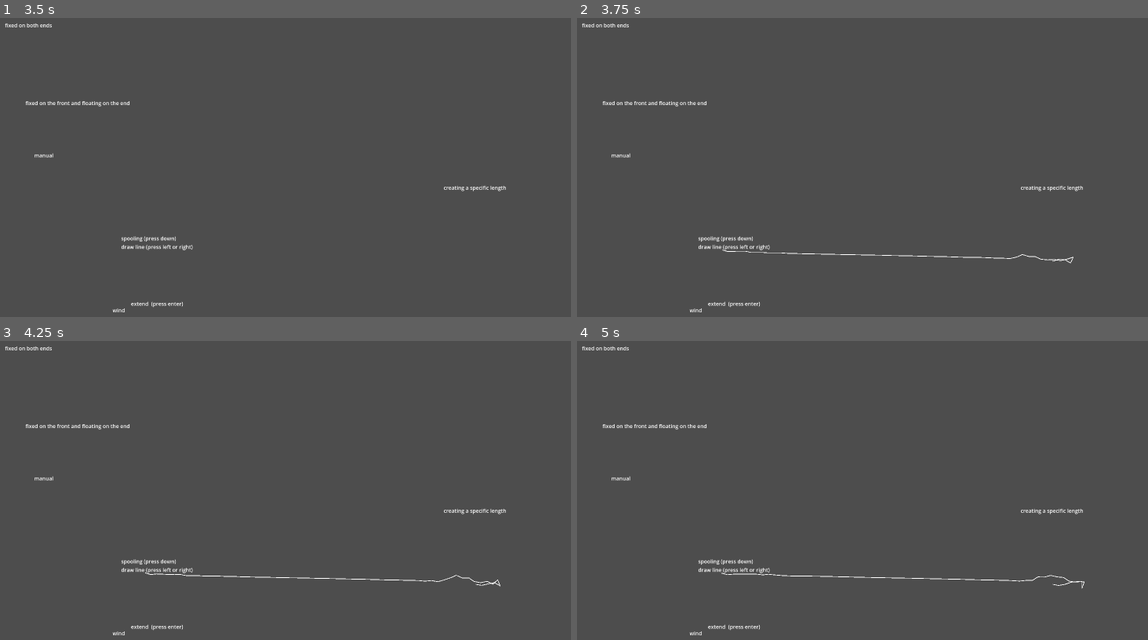
Above: before the commit, frames 1-4 (two rows, left to right).
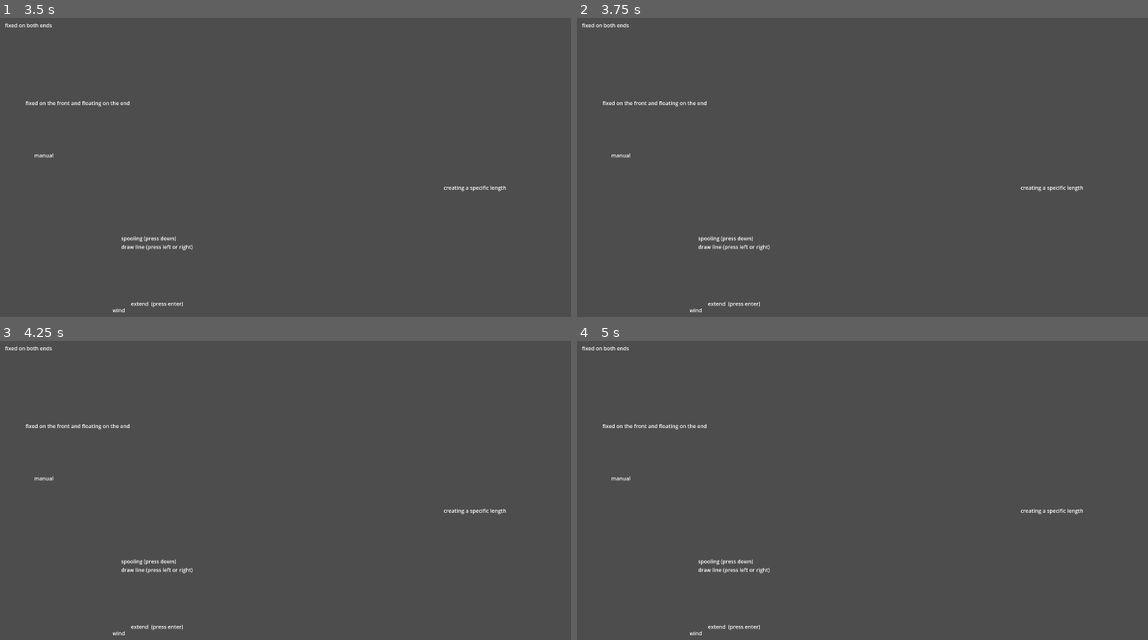
Above: after the commit, the same moments.

Repository: bennbollay/godot-rope
Game: Godot game, scene res://test/test_rope.tscn
The game is run twice, just before and just after one commit, with the same random seed, the same clock (stepped at 60 frames per second) and the same inputs. The project has no main scene, so this scene is started directly.
Inputs (mouse positions are in pixels of both pictures, inside the frame that each line leads up to):
- Up to frame 1 (3.5 s): tap Enter (ui_accept) at 0.5, 1.35, 1.52, 1.82, 2, 2.85, 3.02, 3.32 s; move the mouse to (399, 188) at 0.52 s; hold Right (ui_right) 0.53-1.28 s; hold Enter (ui_accept) 0.53-1.28 s; move the mouse to (131, 230) at 1.27 s; hold Down (ui_down) 1.28-2.03 s; move the mouse to (319, 119) at 2.02 s; hold Enter (ui_accept) 2.03-2.78 s; hold Right (ui_right) from 2.03 s (still down); move the mouse to (228, 293) at 2.77 s
- Up to frame 2 (3.75 s): tap Enter (ui_accept) at 3.5 s; move the mouse to (1022, 272) at 3.52 s; release Right (ui_right) at 3.53 s; hold Left (ui_left) from 3.53 s (still down); hold Enter (ui_accept) from 3.53 s (still down)
- Up to frame 3 (4.25 s): keep holding Left (ui_left); keep holding Enter (ui_accept)
- Up to frame 4 (5 s): keep holding Left (ui_left); move the mouse to (645, 469) at 4.27 s; release Enter (ui_accept) at 4.28 s; tap Enter (ui_accept) at 4.35, 4.52, 4.82 s

Frame 1 is identical in both runs. In frame 2, 0.2% of the frame differs, in the area x 25-87%, y 77-83%; in frame 3, 0.2%; in frame 4, 0.3%, in the area x 25-89%, y 77-83%.

Commit message:
Pull specialization into the rope piece type

Diff:
--- a/rope2d/piece/pin_joint.gd
+++ b/rope2d/piece/pin_joint.gd
@@ -13,6 +13,13 @@
 	params.apply(piece)
 	return piece
 
+func _ready() -> void:
+	joint.node_a = get_path()
+
+func get_angle_to_next() -> float:
+	var node_b := get_node(joint.node_b) as Node2D
+	return global_position.angle_to_point(node_b.global_position) - PI / 2
+
 func set_shape(shape: CapsuleShape2D, piece_length: float):
 	collision_shape.shape = shape
 	collision_shape.position.y = piece_length / 2
@@ -21,6 +28,19 @@
 func set_joint_parameters(bias: float, softness: float):
 	joint.bias = bias
 	joint.softness = softness
+
+func get_start_position() -> Vector2:
+	return joint.global_position
+
+func set_next_piece(next: RopePiece):
+	super(next)
+	joint.node_a = get_path()
+	joint.node_b = next.get_path()
+
+
+func clear_next():
+	super()
+	joint.node_b = ""
 
 func relocate_to(length: float, angle: float, target_anchor: RopePiece, force: float = 50):
 	var groove := GrooveJoint2D.new()
--- a/rope2d/rope_end_piece.gd
+++ b/rope2d/piece/pin_joint_anchor.gd
@@ -1,3 +1,3 @@
 extends RopePiecePinJoint
 
-class_name RopeEndPiece
+class_name RopePieceAnchor
--- /dev/null
+++ b/rope2d/piece/pin_joint_anchor.tscn
@@ -0,0 +1,14 @@
+[gd_scene format=3 uid="uid://bhof88x0fym2i"]
+
+[ext_resource type="Script" uid="uid://jljtv8e2vyiy" path="res://rope2d/piece/pin_joint_anchor.gd" id="1_kk0uk"]
+
+[sub_resource type="CircleShape2D" id="CircleShape2D_vfguq"]
+
+[node name="RopePinJointAnchor" type="RigidBody2D" unique_id=325141143]
+collision_mask = 16
+script = ExtResource("1_kk0uk")
+
+[node name="CollisionShape2D" type="CollisionShape2D" parent="." unique_id=640490644]
+shape = SubResource("CircleShape2D_vfguq")
+
+[node name="PinJoint2D" type="PinJoint2D" parent="." unique_id=996678366]
--- a/rope2d/rope2d.gd
+++ b/rope2d/rope2d.gd
@@ -2,7 +2,7 @@
 
 class_name Rope2D
 
-var RopeEndPieceScene = preload("res://rope2d/rope_end_piece.tscn")
+var RopeEndPieceScene = preload("res://rope2d/piece/pin_joint_anchor.tscn")
 
 const DEFAULT_PIECE_LENGTH := 20.0
 const LOCATION_TOLERANCE := 4.0
@@ -23,36 +23,36 @@
 func create_piece() -> RopePiece:
 	return RopePiecePinJoint.create(self, rope_piece_parameters)
 
-func get_joint(n: Node2D) -> PinJoint2D:
-	return n.get_node("PinJoint2D")
-
-
-func get_shape(n: Node2D) -> CollisionShape2D:
-	return n.get_node("CollisionShape2D")
-
-
-func get_joint_a(j: PinJoint2D) -> PhysicsBody2D:
-	return j.get_node(j.node_a)
-
-
-func get_joint_b(j: PinJoint2D) -> PhysicsBody2D:
-	if j.node_b.is_empty():
-		return null
-	return j.get_node(j.node_b)
-
-
-func get_next(piece: RigidBody2D) -> RopePiece:
-	return get_joint_b(get_joint(piece))
-
-
-func get_angle(pivot: PinJoint2D) -> float:
-	var node_a := get_node(pivot.node_a) as Node2D
-	var node_b := get_node(pivot.node_b) as Node2D
-	return node_a.global_position.angle_to_point(node_b.global_position) - PI / 2
-
-
-func get_length(piece: RigidBody2D) -> float:
-	return (get_shape(piece).shape as CapsuleShape2D).height
+#func get_joint(n: Node2D) -> PinJoint2D:
+	#return n.get_node("PinJoint2D")
+#
+#
+#func get_shape(n: Node2D) -> CollisionShape2D:
+	#return n.get_node("CollisionShape2D")
+#
+#
+#func get_joint_a(j: PinJoint2D) -> PhysicsBody2D:
+	#return j.get_node(j.node_a)
+#
+#
+#func get_joint_b(j: PinJoint2D) -> PhysicsBody2D:
+	#if j.node_b.is_empty():
+		#return null
+	#return j.get_node(j.node_b)
+#
+#
+#func get_next(piece: RigidBody2D) -> RopePiece:
+	#return get_joint_b(get_joint(piece))
+#
+#
+#func get_angle(pivot: PinJoint2D) -> float:
+	#var node_a := get_node(pivot.node_a) as Node2D
+	#var node_b := get_node(pivot.node_b) as Node2D
+	#return node_a.global_position.angle_to_point(node_b.global_position) - PI / 2
+#
+#
+#func get_length(piece: RigidBody2D) -> float:
+	#return (get_shape(piece).shape as CapsuleShape2D).height
 
 
 func _init(
@@ -78,9 +78,9 @@
 	if end_or_vec2 is Vector2:
 		end_pos = end_or_vec2
 	else:
-		end_pos = get_joint(end_or_vec2).global_position
-
-	var start_pos: Vector2 = get_joint(start_piece).global_position
+		end_pos = (end_or_vec2 as RopePiece).get_start_position()
+
+	var start_pos: Vector2 = start_piece.get_start_position()
 	var distance := start_pos.distance_to(end_pos)
 	var num_segments: int = round(distance / rope_piece_parameters.piece_length)
 	var actual_angle = start_pos.angle_to_point(end_pos)
@@ -91,11 +91,7 @@
 		floating_end = true
 		num_segments = max_segments
 
-	var shape: CapsuleShape2D = CapsuleShape2D.new()
-	shape.height = rope_piece_parameters.piece_length
-	shape.radius = 1.0
-
-	rope_last_piece = _create_rope_segments(start_piece, num_segments, shape, spawn_angle, end_pos)
+	rope_last_piece = _create_rope_segments(start_piece, num_segments, spawn_angle, end_pos)
 
 	var rope_end: RopePiece
 
@@ -110,10 +106,7 @@
 		rope_end = end_or_vec2
 
 	# Connect the last_piece to the end of the chain.
-	var last_joint = get_joint(rope_last_piece)
-	last_joint.node_a = rope_last_piece.get_path()
-	last_joint.node_b = rope_end.get_path()
-	rope_last_piece.next_piece = rope_end
+	rope_last_piece.set_next_piece(rope_end)
 
 	return rope_end
 
@@ -122,15 +115,15 @@
 	if owned_rope_end:
 		var rope_end: RopePiece = rope_last_piece.next_piece
 		remove_child(rope_end)
-		get_joint(rope_last_piece).node_b = ""
+		rope_last_piece.clear_next()
 	return create_rope(end_or_vec2, max_segments, rope_last_piece)
 
 
-func _create_rope_segments(start: RopePiece, num_segments: int, shape: CapsuleShape2D, spawn_angle: float, end_pos: Variant) -> RopePiece:
+func _create_rope_segments(start: RopePiece, num_segments: int, spawn_angle: float, end_pos: Variant) -> RopePiece:
 	var piece: RopePiece = start
 	for i in num_segments:
-		piece = add_piece(piece, i, shape, spawn_angle)
-		var joint_pos = get_joint(piece).global_position
+		piece = add_piece(piece, i, spawn_angle)
+		var joint_pos := piece.get_start_position()
 		if end_pos and joint_pos.distance_to(end_pos) < close_tolerance:
 			break
 
@@ -140,25 +133,14 @@
 # In the joint, node_a always points to yourself, and node_b always points to the next node
 # in the chain.  When allocating a new piece, set the prev_piece's node_b to the newly
 # allocated piece.
-func add_piece(prev_piece: RopePiece, id: int, shape: CapsuleShape2D, spawn_angle: float) -> RopePiece:
-	var prev_joint: PinJoint2D = get_joint(prev_piece)
-
+func add_piece(prev_piece: RopePiece, id: int, spawn_angle: float) -> RopePiece:
 	var piece := create_piece()
-	get_shape(piece).shape = shape
-	get_shape(piece).position.y = rope_piece_parameters.piece_length / 2
-	get_joint(piece).position.y = rope_piece_parameters.piece_length
-	piece.global_position = prev_joint.global_position
+	piece.global_position = prev_piece.get_start_position()
 	piece.rotation = spawn_angle
 	piece.gravity_scale = piece_default_gravity_scale
 	piece.set_name("rope_piece_" + str(id))
-	prev_piece.next_piece = piece
-
-	# Set the prev_piece.joint.node_b to point at the new piece.
-	prev_joint.node_a = prev_piece.get_path()
-	prev_joint.node_b = piece.get_path()
-
-	# Defensively set the new piece node_a
-	get_joint(piece).node_a = piece.get_path()
+
+	prev_piece.set_next_piece(piece)
 
 	return piece
 
@@ -176,11 +158,10 @@
 
 
 func spool_next_piece():
-	var old_first_piece := get_next(rope_start)
-	var common_shape := get_shape(old_first_piece).shape
+	var old_first_piece := rope_start.next_piece
 
 	# Determine the direction of the first piece in the rope
-	var start_angle := get_angle(get_joint(get_next(get_next(rope_start))))
+	var start_angle := rope_start.next_piece.next_piece.get_angle_to_next()
 	var back_angle_vec := Vector2.from_angle(start_angle - PI / 2)
 
 	# Find the position behind the current starting position
@@ -196,14 +177,14 @@
 	add_child(new_start)
 
 	# Create the new piece to insert into the rope
-	var new_piece := add_piece(new_start, 99, common_shape, start_angle)
+	var new_piece := add_piece(new_start, 99, start_angle)
 	new_piece.next_piece = old_first_piece
 
 	# Connect the old first piece after the new piece
-	get_joint(new_piece).node_b = old_first_piece.get_path()
+	new_piece.set_next_piece(old_first_piece)
 
 	# Decouple the old start anchor
-	get_joint(rope_start).node_b = ""
+	rope_start.clear_next()
 	rope_start.visible = false
 
 	# Now set up the force to unspool it:
@@ -211,23 +192,23 @@
 	await new_start.relocate_to(rope_piece_parameters.piece_length, start_angle, rope_start)
 
 	# Reattach the old start and free the new start when the new start arrives
-	get_joint(rope_start).node_b = get_joint(new_start).node_b
-	rope_start.next_piece = new_piece
+	rope_start.set_next_piece(new_piece)
+	# get_joint(rope_start).node_b = get_joint(new_start).node_b
+	# rope_start.next_piece = new_piece
 	new_start.queue_free()
 	rope_start.visible = true
 
 
-func calculate_rope_length(from: RopePiece, to: Variant) -> float:
-	var walker: RigidBody2D = from
+func calculate_rope_length(from: RopePiece, to: RopePiece) -> float:
+	var walker: RopePiece = from
 	var dist: float = 0.0
 
 	while walker and walker != to:
-		var joint := get_joint(walker)
-		var node_b := get_joint_b(joint)
-		if not node_b:
+		if not walker.next_piece:
 			break
-		dist += walker.global_position.distance_to(node_b.global_position)
-		walker = node_b
+
+		dist += walker.get_start_position().distance_to(walker.next_piece.get_start_position())
+		walker = walker.next_piece
 
 	return dist
 
@@ -284,22 +265,16 @@
 	add_child(rope_end_piece)
 
 	# Connect the last_piece to the end of the chain.
-	var last_joint = get_joint(rope_last_piece)
-	last_joint.node_a = rope_last_piece.get_path()
-	last_joint.node_b = rope_end_piece.get_path()
-	rope_last_piece.next_piece = rope_end_piece
+	rope_last_piece.set_next_piece(rope_end_piece)
 
 	return rope_end_piece
 
 
 func _set_points(points: Array) -> RopePiece:
 	var piece: RopePiece = rope_start
-	var shape: CapsuleShape2D = CapsuleShape2D.new()
-	shape.height = rope_piece_parameters.piece_length
-	shape.radius = 1.0
 
 	# Ignore the last entry which is the rope_end_piece
 	for i in range(0, points.size() - 1):
-		piece = add_piece(piece, i, shape, points[i])
+		piece = add_piece(piece, i, points[i])
 
 	return piece
--- a/rope2d/rope_end_piece.tscn
+++ /dev/null
@@ -1,14 +0,0 @@
-[gd_scene format=3 uid="uid://bhof88x0fym2i"]
-
-[ext_resource type="Script" uid="uid://jljtv8e2vyiy" path="res://rope2d/rope_end_piece.gd" id="1_mr5ka"]
-
-[sub_resource type="CircleShape2D" id="CircleShape2D_vfguq"]
-
-[node name="RopeEndPiece" type="RigidBody2D"]
-collision_mask = 16
-script = ExtResource("1_mr5ka")
-
-[node name="CollisionShape2D" type="CollisionShape2D" parent="."]
-shape = SubResource("CircleShape2D_vfguq")
-
-[node name="PinJoint2D" type="PinJoint2D" parent="."]
--- a/rope2d/rope_piece.gd
+++ b/rope2d/rope_piece.gd
@@ -1,3 +1,4 @@
+@abstract
 extends RigidBody2D
 
 class_name RopePiece
@@ -12,3 +13,15 @@
 var next_piece: RopePiece
 
 signal on_relocation_done()
+func _silence_editor_warnings():
+	on_relocation_done.get_name()
+
+@abstract func get_start_position() -> Vector2
+
+func set_next_piece(next: RopePiece):
+	next_piece = next
+
+func clear_next():
+	next_piece = null
+
+@abstract func get_angle_to_next() -> float
--- a/test/test_rope.tscn
+++ b/test/test_rope.tscn
@@ -1,7 +1,7 @@
 [gd_scene format=3 uid="uid://cul5t6avihigd"]
 
 [ext_resource type="Script" uid="uid://cu2vi5tjeki58" path="res://test/test_rope.gd" id="1_owoih"]
-[ext_resource type="PackedScene" uid="uid://bhof88x0fym2i" path="res://rope2d/rope_end_piece.tscn" id="2_8rffi"]
+[ext_resource type="PackedScene" uid="uid://bhof88x0fym2i" path="res://rope2d/piece/pin_joint_anchor.tscn" id="2_8rffi"]
 [ext_resource type="PackedScene" uid="uid://b11br86kuy6ke" path="res://rope2d/piece/pin_joint.tscn" id="3_mp3d7"]
 [ext_resource type="Script" uid="uid://eq3krsynavvh" path="res://rope2d/piece/pin_joint.gd" id="4_7wuqp"]
 [ext_resource type="PackedScene" uid="uid://bf5jufm3igcse" path="res://rope2d/wind_generator.tscn" id="4_x7q8p"]
@@ -173,7 +173,7 @@
 gravity_scale = 0.0
 freeze = true
 
-[node name="CollisionShape2D" parent="Node2D/RopeStartPiece5" index="0"]
+[node name="CollisionShape2D" parent="Node2D/RopeStartPiece5" index="0" unique_id=640490644]
 shape = SubResource("CircleShape2D_7wuqp")
 
 [node name="RopePiece0" parent="Node2D" unique_id=2017184850 instance=ExtResource("3_mp3d7")]
--- a/test/test_rope_vfx.gd
+++ b/test/test_rope_vfx.gd
@@ -3,7 +3,7 @@
 func _ready() -> void:
 	var rope: Rope2D
 
-	rope = Rope2D.new($RopeStartPiece, 50, 0.3)
+	rope = Rope2D.new($RopeStartPiece)
 	add_child(rope)
 	rope.create_rope($RopeEndPiece)
 
@@ -11,7 +11,7 @@
 	rope_simple_line.set_color(Color.WEB_GREEN)
 	add_child(rope_simple_line)
 
-	rope = Rope2D.new($RopeStartPiece2, 50, 0.3)
+	rope = Rope2D.new($RopeStartPiece2)
 	add_child(rope)
 	rope.create_rope($RopeEndPiece2)
 
@@ -20,7 +20,7 @@
 	rope_simple_line.set_color(Color.BLUE_VIOLET)
 	add_child(rope_simple_line)
 
-	rope = Rope2D.new($RopeStartPiece3, 50)
+	rope = Rope2D.new($RopeStartPiece3)
 	add_child(rope)
 	var rope_end_piece := rope.create_rope(get_global_mouse_position())
 	rope_end_piece.follow_mouse = true
--- a/test/test_rope_vfx.tscn
+++ b/test/test_rope_vfx.tscn
@@ -1,7 +1,7 @@
 [gd_scene format=3 uid="uid://dogt8gf41hn5g"]
 
 [ext_resource type="Script" uid="uid://dwj2lkvi7f0c1" path="res://test/test_rope_vfx.gd" id="1_4hj3c"]
-[ext_resource type="PackedScene" uid="uid://bhof88x0fym2i" path="res://rope2d/rope_end_piece.tscn" id="2_toorh"]
+[ext_resource type="PackedScene" uid="uid://bhof88x0fym2i" path="res://rope2d/piece/pin_joint_anchor.tscn" id="2_toorh"]
 
 [sub_resource type="Gradient" id="Gradient_ru52x"]
 offsets = PackedFloat32Array(0, 0.2137931, 0.55263156, 0.8172414, 1)
Renamed: rope2d/rope_end_piece.gd.uid -> rope2d/piece/pin_joint_anchor.gd.uid
